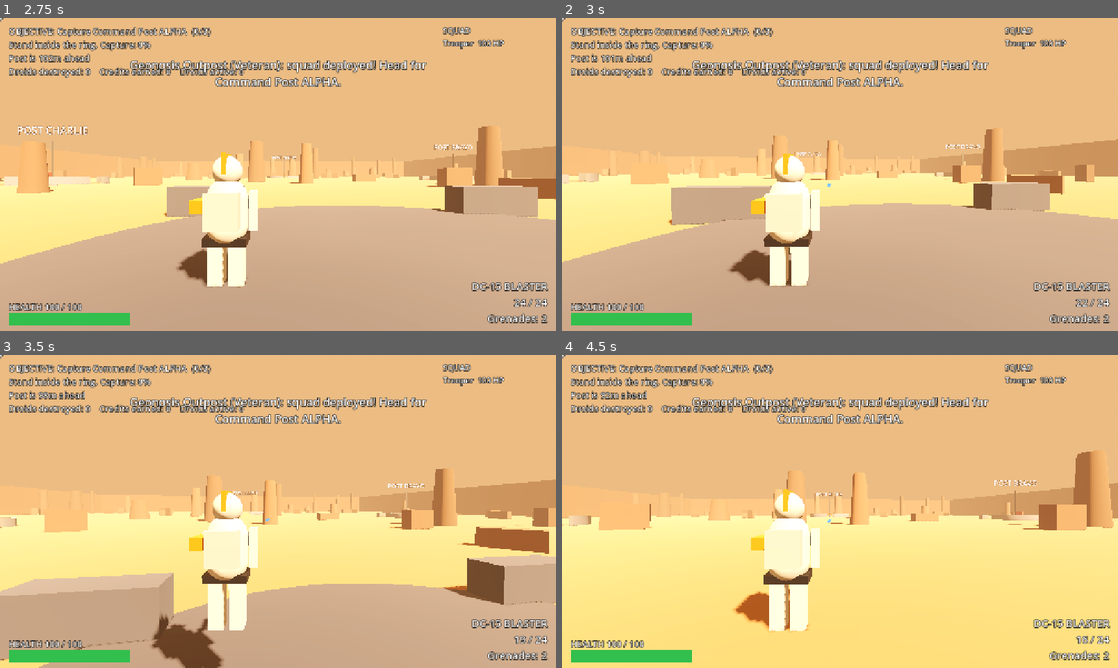
Above: before the commit, frames 1-4 (two rows, left to right).
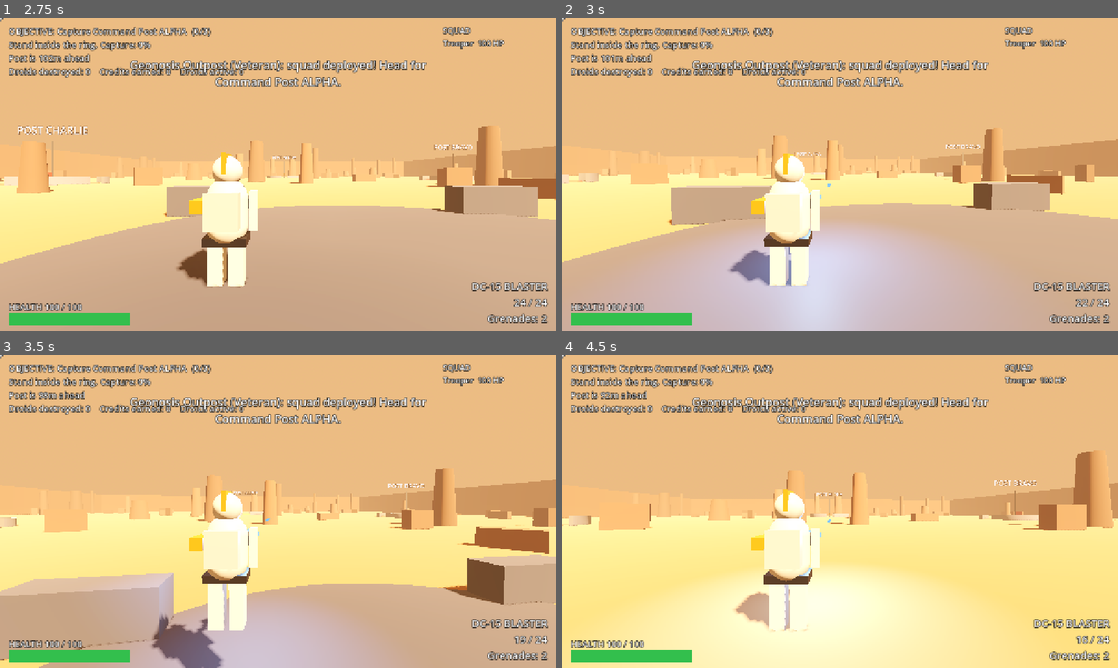
Above: after the commit, the same moments.

Repository: adamcantcodelol/droid-siege
Game: Godot game, scene res://scenes/main_menu.tscn
Two runs of this game, one before a commit and one after it. Both use one fixed random seed, a clock stepped at 60 frames per second and the inputs below.
Inputs (mouse positions are in pixels of both pictures, inside the frame that each line leads up to):
- Up to frame 1 (2.75 s): click "Map: Geonosis Outpost" at 0.5 s; click "Veteran" at 1.25 s; click "Singleplayer Mission" at 2 s
- Up to frame 2 (3 s): move the mouse to (867, 174) at 2.77 s; press the mouse at (867, 174) at 2.78 s; hold W (move_forward) from 2.78 s (still down)
- Up to frame 3 (3.5 s): keep holding W (move_forward); tap Space (jump) at 3.02 s
- Up to frame 4 (4.5 s): keep holding W (move_forward); move the mouse to (812, 511) at 3.52 s; release the mouse at (812, 511) at 3.53 s; right-click (812, 511) at 3.6 s; tap Space (jump) at 3.77 s; click (812, 511) at 3.8 s; move the mouse to (851, 505) at 4.27 s; press the mouse at (851, 505) at 4.28 s

Frame 1 is identical in both runs. In frame 2, 17% of the frame differs, in the area x 4-80%, y 46-100%; in frame 3, 8.4%; in frame 4, 17%.

Commit message:
Feedback & balance: muzzle flash, droid debris, damage direction indicator, kill/down feed, solo damage scaling, faster solo capture

Diff:
--- a/scripts/enemy.gd
+++ b/scripts/enemy.gd
@@ -3,7 +3,7 @@
 
 const STATE_SIZE := 9  # id, type, x, y, z, rot_y, hp, shield, deployed
 const TYPES := {
-	0: {"name": "B1 Battle Droid", "hp": 60.0, "speed": 3.4, "range": 26.0, "dmg": 6.0, "rof": 1.3, "acc": 0.45, "credits": 10, "shield": 0.0},
+	0: {"name": "B1 Battle Droid", "hp": 60.0, "speed": 3.4, "range": 26.0, "dmg": 6.0, "rof": 1.3, "acc": 0.4, "credits": 10, "shield": 0.0},
 	1: {"name": "B2 Super Droid", "hp": 240.0, "speed": 2.3, "range": 22.0, "dmg": 9.0, "rof": 0.55, "acc": 0.4, "credits": 25, "shield": 0.0},
 	2: {"name": "Droideka", "hp": 130.0, "speed": 7.0, "range": 20.0, "dmg": 7.0, "rof": 0.35, "acc": 0.35, "credits": 40, "shield": 220.0},
 }
--- a/scripts/game.gd
+++ b/scripts/game.gd
@@ -454,17 +454,17 @@
 
 
 @rpc("authority", "call_remote", "reliable")
-func enemy_died(eid: int, pos: Vector3) -> void:
-	if world != null:
-		world.on_enemy_died(eid, pos)
-
-
-@rpc("authority", "call_remote", "reliable")
-func hit_player(dmg: float) -> void:
+func enemy_died(eid: int, pos: Vector3, killer: int, etype: int) -> void:
+	if world != null:
+		world.on_enemy_died(eid, pos, killer, etype)
+
+
+@rpc("authority", "call_remote", "reliable")
+func hit_player(dmg: float, from: Vector3) -> void:
 	if world != null:
 		var lp = world.local_player()
 		if lp != null:
-			lp.take_damage(dmg)
+			lp.take_damage(dmg, from)
 
 
 @rpc("any_peer", "call_remote", "reliable")
@@ -516,6 +516,7 @@
 		"shot":
 			await get_tree().create_timer(2.5).timeout
 			await _save_shot("/tmp/ds_menu.png")
+			settings = {"map": 1, "diff": 1}
 			start_singleplayer()
 			await get_tree().create_timer(9.0).timeout
 			_save_shot("/tmp/ds_game.png")
--- a/scripts/hud.gd
+++ b/scripts/hud.gd
@@ -22,6 +22,11 @@
 var sens_slider: HSlider
 var msg_time := 0.0
 var hit_time := 0.0
+var feed_box: VBoxContainer
+var dmg_ind: Control
+var dmg_poly: Polygon2D
+var dmg_from := Vector3.ZERO
+var dmg_time := 0.0
 
 
 func _ready() -> void:
@@ -81,6 +86,22 @@
 	down_label.size = Vector2(800, 100)
 	down_label.horizontal_alignment = HORIZONTAL_ALIGNMENT_CENTER
 	down_label.add_theme_color_override("font_color", Color(1, 0.35, 0.3))
+
+	feed_box = VBoxContainer.new()
+	feed_box.set_anchors_preset(Control.PRESET_TOP_RIGHT)
+	feed_box.position = Vector2(-380, 150)
+	feed_box.custom_minimum_size = Vector2(360, 0)
+	feed_box.mouse_filter = Control.MOUSE_FILTER_IGNORE
+	root.add_child(feed_box)
+
+	dmg_ind = Control.new()
+	dmg_ind.set_anchors_preset(Control.PRESET_CENTER)
+	dmg_ind.mouse_filter = Control.MOUSE_FILTER_IGNORE
+	root.add_child(dmg_ind)
+	dmg_poly = Polygon2D.new()
+	dmg_poly.polygon = PackedVector2Array([Vector2(-26, -95), Vector2(26, -95), Vector2(0, -125)])
+	dmg_poly.color = Color(1, 0.15, 0.1, 0.0)
+	dmg_ind.add_child(dmg_poly)
 
 	_build_pause(root)
 	_build_end(root)
@@ -203,6 +224,32 @@
 	Game.play_sfx("hit", null, -10.0)
 
 
+func add_feed(text: String, color: Color = Color.WHITE) -> void:
+	if feed_box == null:
+		return
+	var l := Label.new()
+	l.text = text
+	l.horizontal_alignment = HORIZONTAL_ALIGNMENT_RIGHT
+	l.add_theme_font_size_override("font_size", 16)
+	l.add_theme_constant_override("outline_size", 5)
+	l.add_theme_color_override("font_outline_color", Color.BLACK)
+	l.add_theme_color_override("font_color", color)
+	feed_box.add_child(l)
+	while feed_box.get_child_count() > 6:
+		var old := feed_box.get_child(0)
+		feed_box.remove_child(old)
+		old.queue_free()
+	var tw := l.create_tween()
+	tw.tween_interval(5.0)
+	tw.tween_property(l, "modulate:a", 0.0, 0.8)
+	tw.tween_callback(l.queue_free)
+
+
+func damage_from(pos: Vector3) -> void:
+	dmg_from = pos
+	dmg_time = 1.2
+
+
 func damage_flash() -> void:
 	flash.color.a = 0.35
 
@@ -226,6 +273,15 @@
 	if hit_time <= 0.0:
 		cross.remove_theme_color_override("font_color")
 	flash.color.a = maxf(0.0, flash.color.a - delta * 0.8)
+	dmg_time -= delta
+	var lpi = world.local_player()
+	if dmg_time > 0.0 and lpi != null:
+		var to: Vector3 = dmg_from - lpi.global_position
+		var fwd: Vector3 = -lpi.global_transform.basis.z
+		dmg_ind.rotation = Vector2(fwd.x, fwd.z).angle_to(Vector2(to.x, to.z))
+		dmg_poly.color.a = clampf(dmg_time, 0.0, 0.85)
+	else:
+		dmg_poly.color.a = 0.0
 
 	# Objective
 	var lp = world.local_player()
--- a/scripts/player.gd
+++ b/scripts/player.gd
@@ -329,7 +329,7 @@
 	Game.net_all("grenade_fx", [pos, vel], false)
 
 
-func take_damage(dmg: float) -> void:
+func take_damage(dmg: float, from = null) -> void:
 	if god or state != 0 or not is_local:
 		return
 	health -= dmg
@@ -337,12 +337,15 @@
 	Game.play_sfx("hurt", null, -6.0)
 	if Game.world.hud != null:
 		Game.world.hud.damage_flash()
+		if from is Vector3:
+			Game.world.hud.damage_from(from)
 	if health <= 0.0:
 		health = 0.0
 		state = 1
 		bleed = BLEED_TIME
 		reloading = 0.0
 		Game.play_sfx("down")
+		Game.world.hud.add_feed("%s is DOWN!" % display_name, Color(1, 0.4, 0.3))
 		Game.world.show_message("You're down! Hold on, a squadmate can revive you (E).")
 
 
--- a/scripts/world.gd
+++ b/scripts/world.gd
@@ -400,7 +400,10 @@
 	if not players.has(pid) and Game.players.has(pid):
 		_add_player(pid, players.size())
 	if players.has(pid):
+		var prev: int = players[pid].state
 		players[pid].net_update(pos, ry, pitch, hp, st)
+		if prev == 0 and st == 1 and hud != null:
+			hud.add_feed("%s is DOWN! Revive them (E)" % players[pid].display_name, Color(1, 0.4, 0.3))
 		remote_state_packets += 1
 
 
@@ -472,7 +475,7 @@
 			if _flat_dist(e.global_position, center) < CAPTURE_RADIUS:
 				ein += 1
 		if pin > 0 and ein <= pin:
-			progress += delta * (0.045 + 0.02 * (pin - 1)) * test_speed
+			progress += delta * (0.05 + 0.018 * (pin - 1)) * test_speed
 		elif pin == 0:
 			progress = maxf(0.0, progress - delta * 0.01)
 		if progress >= 1.0:
@@ -592,17 +595,18 @@
 			to = res["position"]
 	Game.net_all("bolt_fx", [from, to, 1])
 	if hit:
-		Game.net_peer(target.peer_id, "hit_player", [float(e.stats["dmg"])])
-
-
-func damage_enemy(eid: int, dmg: float, from: Vector3, _shooter: int, explosive: bool) -> void:
+		var solo := 0.8 if players.size() == 1 else 1.0
+		Game.net_peer(target.peer_id, "hit_player", [float(e.stats["dmg"]) * solo, from])
+
+
+func damage_enemy(eid: int, dmg: float, from: Vector3, shooter: int, explosive: bool) -> void:
 	if not enemies.has(eid) or ended:
 		return
 	var e = enemies[eid]
 	if e.apply_damage(dmg, from, explosive):
 		kills += 1
 		earned += int(round(float(e.stats["credits"]) * float(DIFF["credits"])))
-		Game.net_all("enemy_died", [eid, e.global_position])
+		Game.net_all("enemy_died", [eid, e.global_position, shooter, e.etype])
 
 
 func explode(pos: Vector3, shooter: int) -> void:
@@ -642,11 +646,41 @@
 			enemies.erase(id)
 
 
-func on_enemy_died(eid: int, pos: Vector3) -> void:
+func on_enemy_died(eid: int, pos: Vector3, killer: int = 0, etype: int = 0) -> void:
 	if enemies.has(eid):
 		enemies[eid].queue_free()
 		enemies.erase(eid)
 	spawn_explosion(pos + Vector3(0, 1, 0), 0.5)
+	_spawn_debris(pos + Vector3(0, 1, 0), etype)
+	var kname := "Squad"
+	if Game.players.has(killer):
+		kname = str(Game.players[killer]["name"])
+	if hud != null:
+		hud.add_feed("%s  >  %s" % [kname, EnemyScript.TYPES[etype]["name"]],
+			Color(0.5, 0.8, 1.0) if killer == multiplayer.get_unique_id() else Color(0.9, 0.9, 0.9))
+
+
+func _spawn_debris(pos: Vector3, etype: int) -> void:
+	var col: Color = [Color(0.78, 0.68, 0.48), Color(0.3, 0.33, 0.4), Color(0.55, 0.4, 0.25)][clampi(etype, 0, 2)]
+	for i in 7:
+		var mi := MeshInstance3D.new()
+		var bm := BoxMesh.new()
+		bm.size = Vector3(randf_range(0.1, 0.3), randf_range(0.1, 0.3), randf_range(0.1, 0.4))
+		var m := StandardMaterial3D.new()
+		m.albedo_color = col
+		bm.material = m
+		mi.mesh = bm
+		fx_root.add_child(mi)
+		mi.global_position = pos
+		var dest := pos + Vector3(randf_range(-2.5, 2.5), randf_range(-0.9, 1.5), randf_range(-2.5, 2.5))
+		dest.y = maxf(dest.y, 0.1)
+		var tw := mi.create_tween()
+		tw.set_parallel(true)
+		tw.tween_property(mi, "global_position", dest, 0.5).set_ease(Tween.EASE_OUT).set_trans(Tween.TRANS_QUAD)
+		tw.tween_property(mi, "rotation", Vector3(randf() * 6, randf() * 6, randf() * 6), 0.5)
+		tw.chain().tween_interval(2.0)
+		tw.chain().tween_property(mi, "scale", Vector3.ZERO, 0.4)
+		tw.chain().tween_callback(mi.queue_free)
 
 
 func apply_objective(ph: int, prog: float, t: float, k: int, ne: int, e: int) -> void:
@@ -676,9 +710,11 @@
 	if Game.test_mode in ["smoke", "smoke2"]:
 		var plen := nav_path_length(LZ, POSTS[0])
 		print("[test] map=%s diff=%s nav polys=%d path_points LZ->ALPHA=%d" % [M["name"], DIFF["name"], nav_polys, plen])
-		Game.finish_test(win and nav_polys > 0 and plen >= 2, "SMOKE win=%s credits=%d kills=%d total_credits=%d" % [win, credits, k, Game.save["credits"]])
+		print("[test] kill feed entries=%d" % hud.feed_box.get_child_count())
+		Game.finish_test(win and nav_polys > 0 and plen >= 2 and hud.feed_box.get_child_count() > 0, "SMOKE win=%s credits=%d kills=%d total_credits=%d" % [win, credits, k, Game.save["credits"]])
 	elif Game.test_mode == "smokefail":
-		Game.finish_test(not win, "SMOKEFAIL win=%s credits=%d kills=%d" % [win, credits, k])
+		print("[test] damage indicator active=%s" % (hud.dmg_time > 0.0))
+		Game.finish_test(not win and hud.dmg_time > 0.0, "SMOKEFAIL win=%s credits=%d kills=%d" % [win, credits, k])
 
 
 # ------------------------------------------------------------------ fx
@@ -688,7 +724,29 @@
 	b.to = to
 	b.kind = kind
 	fx_root.add_child(b)
+	_muzzle_flash(from, kind)
 	Game.play_sfx("blaster" if kind == 0 else "enemy_blaster", from, -4.0 if kind == 0 else -8.0)
+
+
+func _muzzle_flash(pos: Vector3, kind: int) -> void:
+	var c := Color(0.5, 0.75, 1.0) if kind == 0 else Color(1.0, 0.35, 0.2)
+	var l := OmniLight3D.new()
+	l.light_color = c
+	l.light_energy = 2.5
+	l.omni_range = 4.0
+	var mi := MeshInstance3D.new()
+	var sm := SphereMesh.new()
+	sm.radius = 0.12
+	sm.height = 0.24
+	var m := StandardMaterial3D.new()
+	m.shading_mode = BaseMaterial3D.SHADING_MODE_UNSHADED
+	m.albedo_color = c
+	sm.material = m
+	mi.mesh = sm
+	l.add_child(mi)
+	fx_root.add_child(l)
+	l.global_position = pos
+	get_tree().create_timer(0.06).timeout.connect(l.queue_free)
 
 
 func spawn_grenade(pos: Vector3, vel: Vector3, owned: bool) -> void:
@@ -782,4 +840,4 @@
 		if test_elapsed > 2.0 and test_elapsed < 2.0 + delta * 1.5:
 			explode(lp.global_position + Vector3(0, 0, -3), 1)
 	elif Game.test_mode == "smokefail" and test_elapsed > 3.0 and lp.state == 0:
-		lp.take_damage(99999.0)
+		lp.take_damage(99999.0, lp.global_position + Vector3(5, 0, 0))
